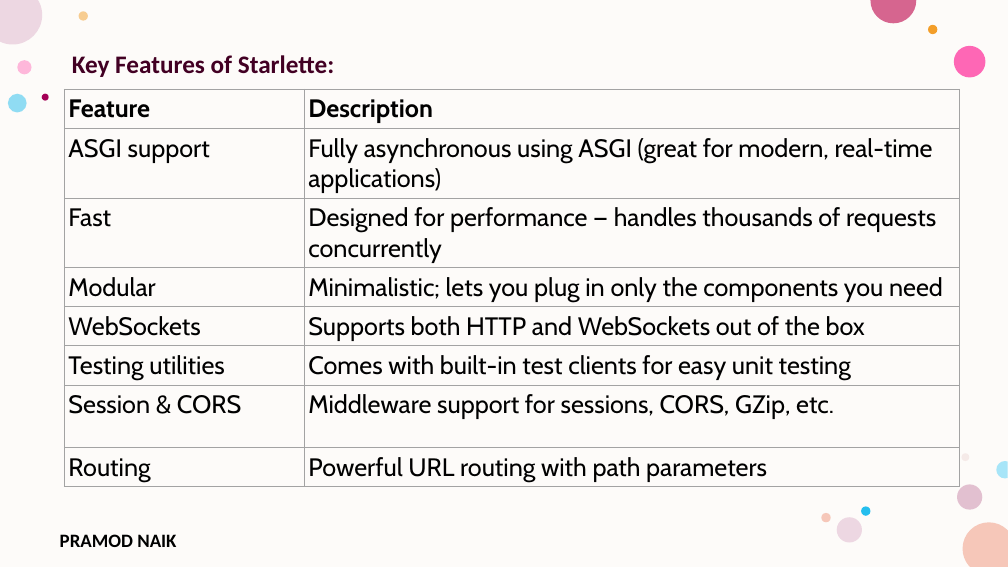
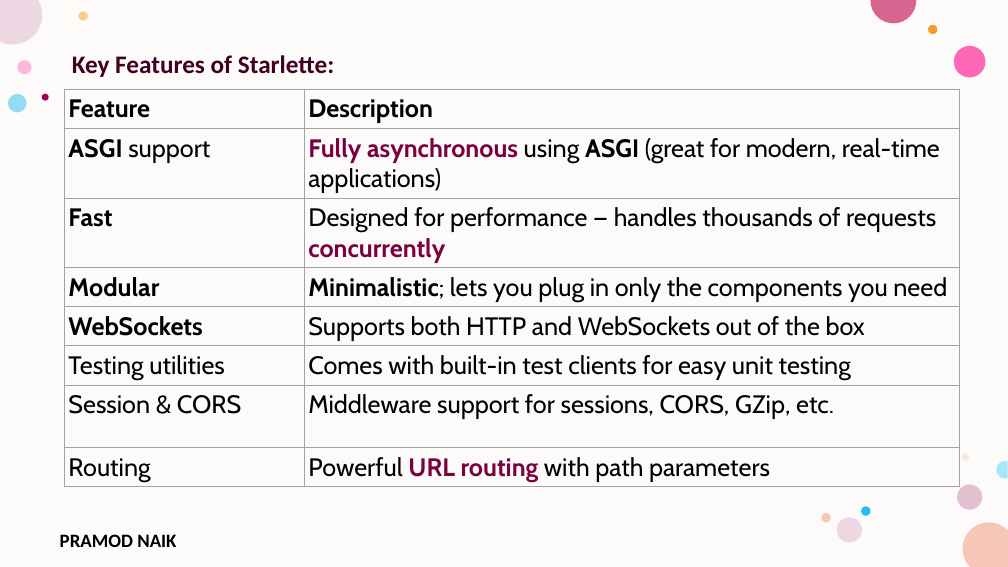
Before and after one commit to PRAMODNAIK-DEV/Backend-Dev-using-Python-FastAPI, a slide deck: slide 22 of FastAPI/Introduction to FastAPI.pptx (slide 18 before the commit). Drawn at 1008x567 pixels with LibreOffice and Linux fonts; fonts in the diff are those of the drawing; background and template pictures are left out. Boxes give left, top, right and bottom in pixels: in the first picture for what was removed or moved away, otherwise in the second. Text is boxed around its words. In the diff, an @@ line names an element or a change of style, - is before the commit and + after.

```diff
--- a/FastAPI/Introduction to FastAPI.pptx
+++ b/FastAPI/Introduction to FastAPI.pptx
@@ table at (64, 89, 959, 513) @@
@@ bold on in "ASGI", "Fully asynchronous ASGI", "Fast", "concurrently" and 4 more places @@
@@ text colour #000000 to #7B0040 in "Fully asynchronous", "concurrently", "URL routing" @@
```
Also in this commit, not shown: 5 other slides changed, 27 slides added, 5 slides removed, 2 other files.
